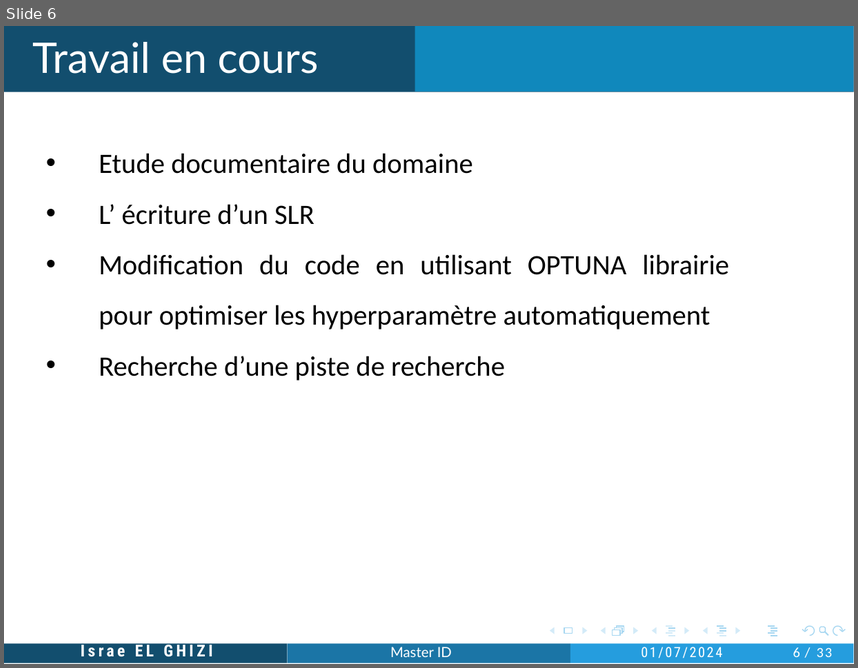
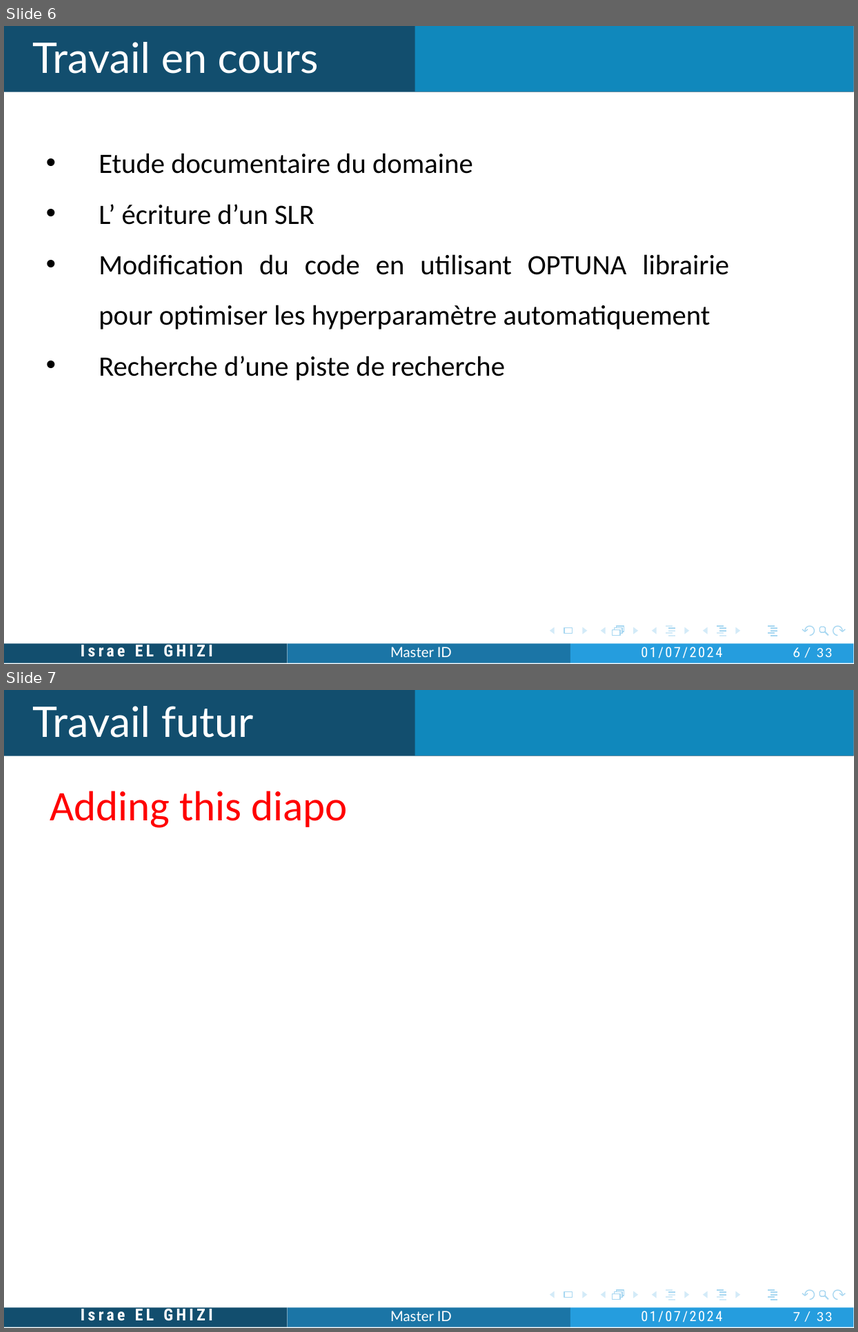
Before and after one commit to IsraeELG/EXAM_Digitalissation, a slide deck: 2ANSETAT.pptx. Shown one above the other, each under a label of ours: slide 6 before the commit, slides 6 and 7 after it. The pictures are 858x668 and 858x1332 pixels, drawn with LibreOffice and Linux fonts; fonts in the diff are those of the drawing. Boxes give left, top, right and bottom in pixels: in the first picture for what was removed or moved away, otherwise in the second. Text is boxed around its words. In the diff, an @@ line names an element or a change of style, - is before the commit and + after.

Commit message:
added a diapo
added a future work slide

```diff
--- a/2ANSETAT.pptx
+++ b/2ANSETAT.pptx
@@ slide 7 added at (4,690,854,1328), background #FFFFFF; not listed: 16 template elements that a slide beside it also shows @@
@@ freeform shape added at (4,690,854,756), fill #124E6E @@
@@ text added at (32,706,254,796), 18 pt, text #FFFFFF @@
+Travail futur cours
@@ freeform shape added at (415,690,854,756), fill #1088BC @@
@@ text added at (50,791,348,828), 18 pt, text #FF0000 @@
+Adding this diapo
@@ freeform shape added at (4,1308,288,1328), fill #124E6E @@
@@ text added at (81,1306,212,1321), 7 pt, text #FFFFFF, bold @@
+Israe EL GHIZI
@@ freeform shape added at (288,1308,570,1328), fill #1B75A6 @@
@@ freeform shape added at (570,1308,854,1328), fill #259DDE @@
@@ text added at (390,1311,452,1321), 6 pt, text #FFFFFF @@
+Master ID
@@ text added at (641,1311,722,1323), 6 pt, text #FFFFFF @@
+01/07/2024
@@ page number added at (793,1312,833,1321), 6 pt, text #FFFFFF @@
+7 / 33
```
